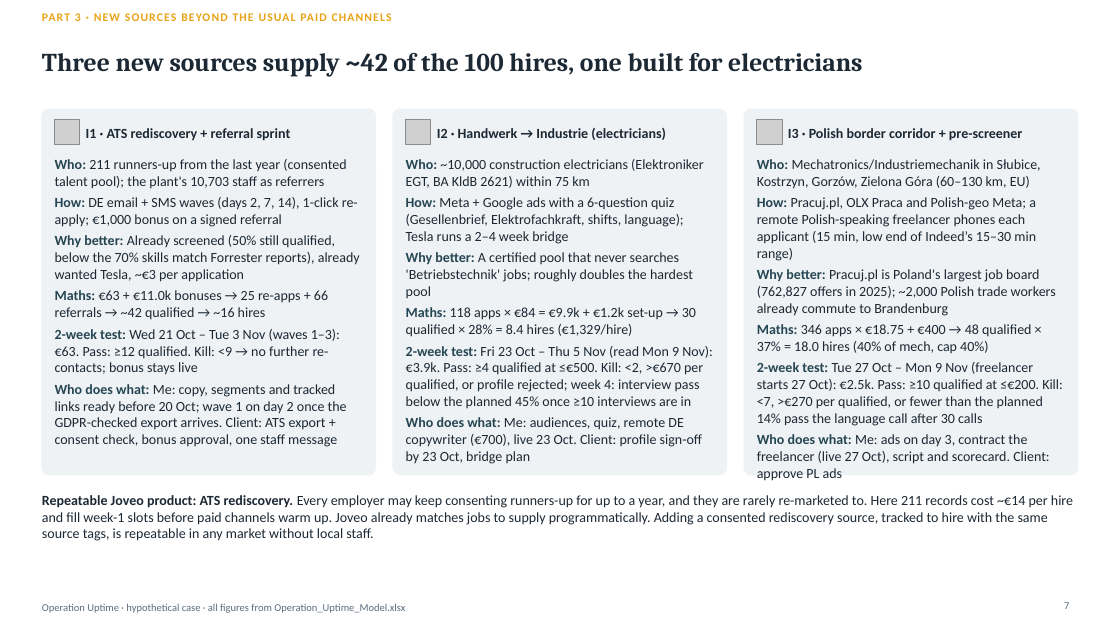
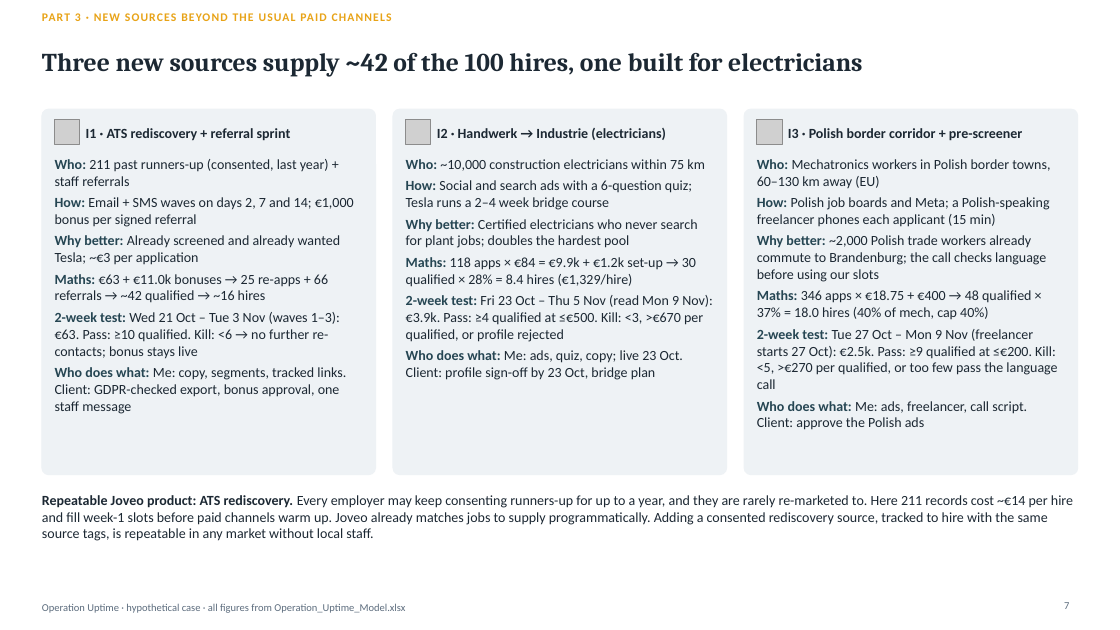
Before and after one commit to Anurag160596/haystack, a slide deck: slide 7 of operation_uptime/Operation_Uptime_Deck.pptx. Drawn at 1120x630 pixels with LibreOffice and Linux fonts; fonts in the diff are those of the drawing; grey boxes stand for pictures. Boxes give left, top, right and bottom in pixels: in the first picture for what was removed or moved away, otherwise in the second. Text is boxed around its words. In the diff, an @@ line names an element or a change of style, - is before the commit and + after.

```diff
--- a/operation_uptime/Operation_Uptime_Deck.pptx
+++ b/operation_uptime/Operation_Uptime_Deck.pptx
@@ text at [55, 159, 354, 265]: text changed @@
-Who: 211 runners-up from the last year (consented talent pool); the plant's 10,703 staff as referrers
-How: DE email + SMS waves (days 2, 7, 14), 1-click re-apply; €1,000 bonus on a signed referral
-Why better: Already screened (50% still qualified, below the 70% skills match Forrester reports), already wanted Tesla, ~€3 per application
+Who: 211 past runners-up (consented, last year) + staff referrals
+How: Email + SMS waves on days 2, 7 and 14; €1,000 bonus per signed referral
+Why better: Already screened and already wanted Tesla; ~€3 per application
@@ text at [406, 159, 705, 248]: text changed @@
-Who: ~10,000 construction electricians (Elektroniker EGT, BA KldB 2621) within 75 km
-How: Meta + Google ads with a 6-question quiz (Gesellenbrief, Elektrofachkraft, shifts, language); Tesla runs a 2–4 week bridge
-Why better: A certified pool that never searches 'Betriebstechnik' jobs; roughly doubles the hardest pool
+Who: ~10,000 construction electricians within 75 km
+How: Social and search ads with a 6-question quiz; Tesla runs a 2–4 week bridge course
+Why better: Certified electricians who never search for plant jobs; doubles the hardest pool
@@ text at [757, 159, 1050, 282]: text changed @@
-Who: Mechatronics/Industriemechanik in Słubice, Kostrzyn, Gorzów, Zielona Góra (60–130 km, EU)
-How: Pracuj.pl, OLX Praca and Polish-geo Meta; a remote Polish-speaking freelancer phones each applicant (15 min, low end of Indeed’s 15–30 min range)
-Why better: Pracuj.pl is Poland's largest job board (762,827 offers in 2025); ~2,000 Polish trade workers already commute to Brandenburg
+Who: Mechatronics workers in Polish border towns, 60–130 km away (EU)
+How: Polish job boards and Meta; a Polish-speaking freelancer phones each applicant (15 min)
+Why better: ~2,000 Polish trade workers already commute to Brandenburg; the call checks language before using our slots
@@ text at [406, 295, 713, 380]: text changed @@
-2-week test: Fri 23 Oct – Thu 5 Nov (read Mon 9 Nov): €3.9k. Pass: ≥4 qualified at ≤€500. Kill: <2, >€670 per qualified, or profile rejected; week 4: interview pass below the planned 45% once ≥10 interviews are in
-Who does what: Me: audiences, quiz, remote DE copywriter (€700), live 23 Oct. Client: profile sign-off by 23 Oct, bridge plan
+2-week test: Fri 23 Oct – Thu 5 Nov (read Mon 9 Nov): €3.9k. Pass: ≥4 qualified at ≤€500. Kill: <3, >€670 per qualified, or profile rejected
+Who does what: Me: ads, quiz, copy; live 23 Oct. Client: profile sign-off by 23 Oct, bridge plan
@@ text at [55, 312, 346, 414]: text changed @@
-2-week test: Wed 21 Oct – Tue 3 Nov (waves 1–3): €63. Pass: ≥12 qualified. Kill: <9 → no further re-contacts; bonus stays live
-Who does what: Me: copy, segments and tracked links ready before 20 Oct; wave 1 on day 2 once the GDPR-checked export arrives. Client: ATS export + consent check, bonus approval, one staff message
+2-week test: Wed 21 Oct – Tue 3 Nov (waves 1–3): €63. Pass: ≥10 qualified. Kill: <6 → no further re-contacts; bonus stays live
+Who does what: Me: copy, segments, tracked links. Client: GDPR-checked export, bonus approval, one staff message
@@ text at [757, 329, 1057, 430]: text changed @@
-2-week test: Tue 27 Oct – Mon 9 Nov (freelancer starts 27 Oct): €2.5k. Pass: ≥10 qualified at ≤€200. Kill: <7, >€270 per qualified, or fewer than the planned 14% pass the language call after 30 calls
-Who does what: Me: ads on day 3, contract the freelancer (live 27 Oct), script and scorecard. Client: approve PL ads
+2-week test: Tue 27 Oct – Mon 9 Nov (freelancer starts 27 Oct): €2.5k. Pass: ≥9 qualified at ≤€200. Kill: <5, >€270 per qualified, or too few pass the language call
+Who does what: Me: ads, freelancer, call script. Client: approve the Polish ads
```
Also in this commit, not shown: 4 other slides changed, 6 other files.
